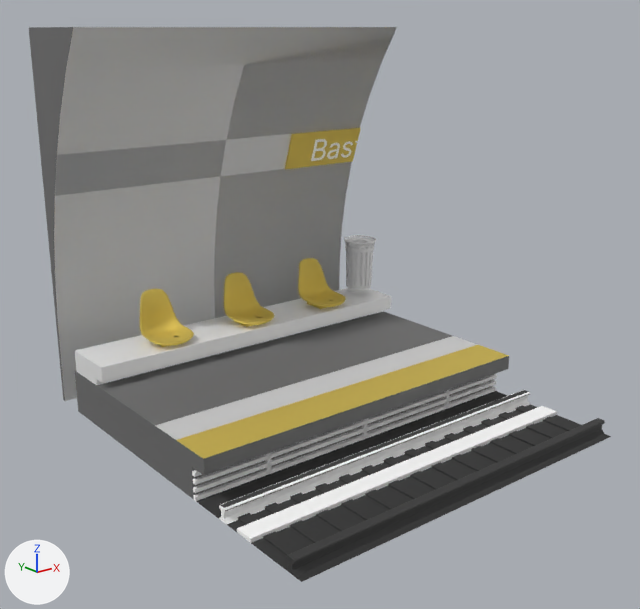
The OBJ model src/assets/scene_orelsan.obj: old version first, new version second.
Before and after are seen from a 50 mm camera at (-688.0, -826.0, 501.0) aimed at (-21.0, 8.0, 167.0). Arrows for +X, +Y and +Z are at lower left; the lights stay in place. Where no turn or scale is listed for an object, it has been applied to the vertices.

The first picture shows 'Bande_seule', 'Bandes', 'Base_quai', 'Bastille', 'Chaise', 'Cube.1_1', 'Cube.2', 'Cube_1', 'Mur', 'Mur.3', 'Plane', 'Rail_1', 'Rail_2'.
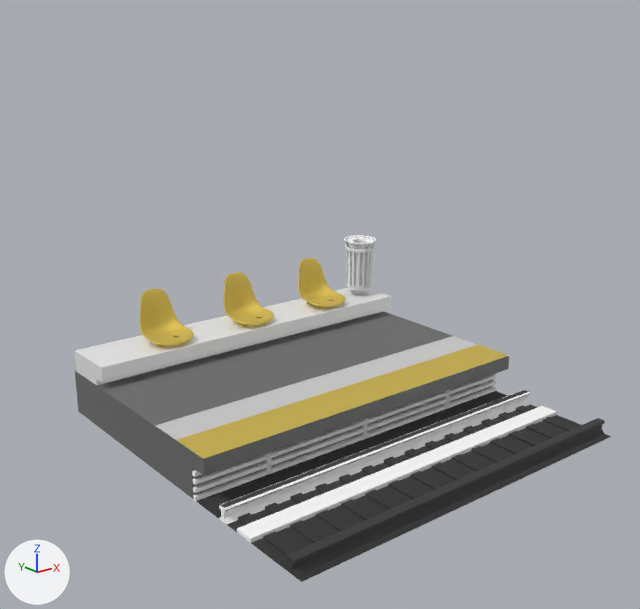
Where the change shows, as pixel boxes [x1, y1, x2, y2] in the pictures (640 x 609 px):
'Mur', deleted
    before: [29, 27, 397, 401]
    faces in mat_briques (white #e7e7e7): [54, 27, 397, 401]
    faces in mat_gris (grey #939393): [29, 27, 73, 401]
'Mur.3', deleted (yellow)
    before: [285, 128, 361, 169]
'Bastille', deleted
    before: [311, 139, 358, 161]

The change in detail:
Object 'Bastille' (ob_bastille) is deleted.
Object 'Mur' (ob_mur) is deleted.
Object 'Mur.3' (ob_mur_3) is deleted.
